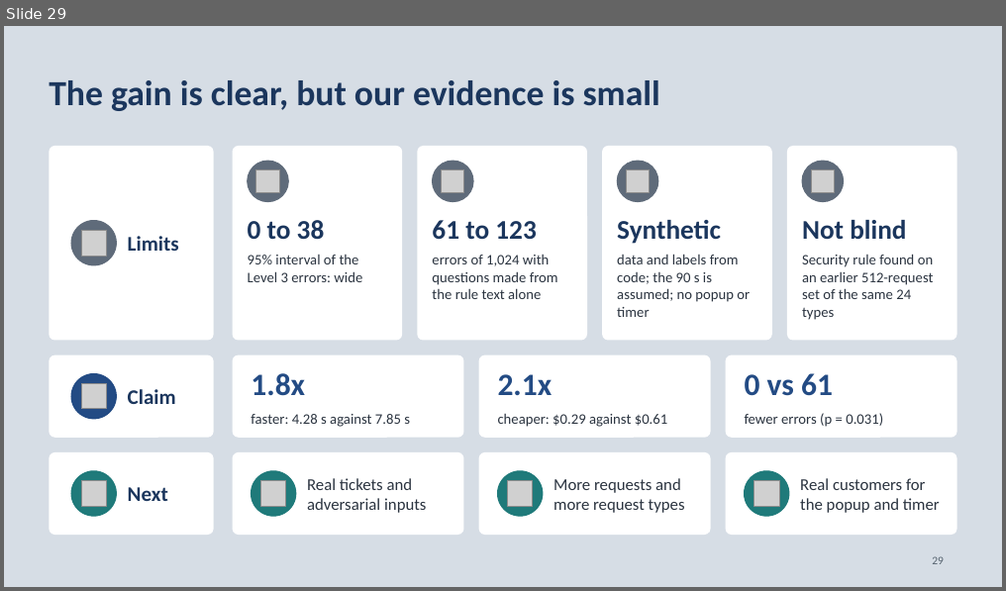
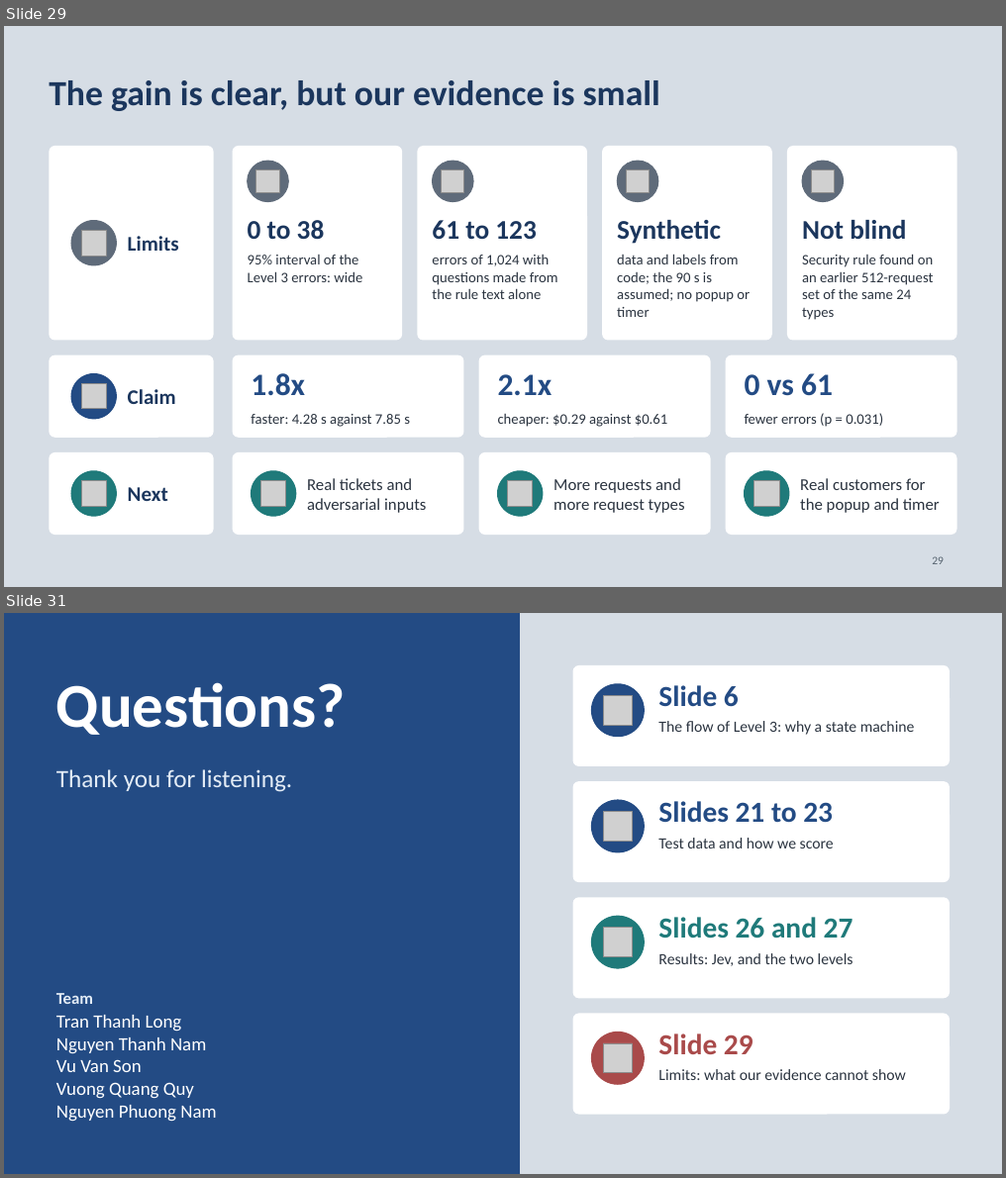
Before and after one commit to neilonthesky/english-presentation, a slide deck: slides/deck.pptx. Shown one above the other, each under a label of ours: slide 29 before the commit, slides 29 and 31 after it; the slides between them are not shown. The pictures are 1006x591 and 1006x1178 pixels, drawn with LibreOffice and Linux fonts; fonts in the diff are those of the drawing; grey boxes stand for pictures. Boxes give left, top, right and bottom in pixels: in the first picture for what was removed or moved away, otherwise in the second. Text is boxed around its words. In the diff, an @@ line names an element or a change of style, - is before the commit and + after.

```diff
--- a/slides/deck.pptx
+++ b/slides/deck.pptx
@@ slide 31 added at bbox=[4, 613, 1002, 1174], background #234B84 @@
@@ rectangle added at bbox=[521, 613, 1002, 1174], fill #D6DDE5, outline #D6DDE5 1 pt @@
@@ rounded rectangle added at bbox=[573, 665, 949, 766], fill #FFFFFF @@
@@ text added at bbox=[56, 682, 346, 735], 60 pt, text #FFFFFF, bold @@
+Questions?
@@ ellipse added at bbox=[592, 684, 645, 737], fill #234B84, outline #234B84 1 pt @@
@@ picture added at bbox=[603, 695, 632, 725] @@
@@ text added at bbox=[658, 685, 739, 707], 28 pt, text #234B84, bold @@
+Slide 6
@@ text added at bbox=[658, 721, 915, 735], 15 pt, text #2B3440 @@
+The flow of Level 3: why a state machine
@@ text added at bbox=[56, 769, 292, 792], 24 pt, text #E3ECF6 @@
+Thank you for listening.
@@ rounded rectangle added at bbox=[573, 781, 949, 882], fill #FFFFFF @@
@@ ellipse added at bbox=[592, 800, 645, 853], fill #234B84, outline #234B84 1 pt @@
@@ picture added at bbox=[603, 811, 632, 841] @@
@@ text added at bbox=[658, 801, 833, 823], 28 pt, text #234B84, bold @@
+Slides 21 to 23
@@ text added at bbox=[658, 838, 834, 849], 15 pt, text #2B3440 @@
+Test data and how we score
@@ rounded rectangle added at bbox=[573, 897, 949, 998], fill #FFFFFF @@
@@ ellipse added at bbox=[592, 916, 645, 968], fill #1F7A7A, outline #1F7A7A 1 pt @@
@@ picture added at bbox=[603, 928, 632, 957] @@
@@ text added at bbox=[658, 917, 853, 939], 28 pt, text #1F7A7A, bold @@
+Slides 26 and 27
@@ text added at bbox=[658, 954, 853, 966], 15 pt, text #2B3440 @@
+Results: Jev, and the two levels
@@ text added at bbox=[56, 993, 93, 1004], 16 pt, text #E3ECF6, bold @@
+Team
@@ text added at bbox=[56, 1015, 216, 1122], 18 pt, text #FFFFFF @@
+Tran Thanh Long
+Nguyen Thanh Nam
+Vu Van Son
+Vuong Quang Quy
+Nguyen Phuong Nam
@@ rounded rectangle added at bbox=[573, 1014, 949, 1115], fill #FFFFFF @@
@@ ellipse added at bbox=[592, 1032, 645, 1084], fill #A94A4A, outline #A94A4A 1 pt @@
@@ picture added at bbox=[603, 1044, 632, 1072] @@
@@ text added at bbox=[658, 1034, 753, 1055], 28 pt, text #A94A4A, bold @@
+Slide 29
@@ text added at bbox=[658, 1069, 906, 1080], 15 pt, text #2B3440 @@
+Limits: what our evidence cannot show
```
Also in this commit, not shown: 2 slides changed, 1 other slide added, 2 slides removed, 7 other files.
